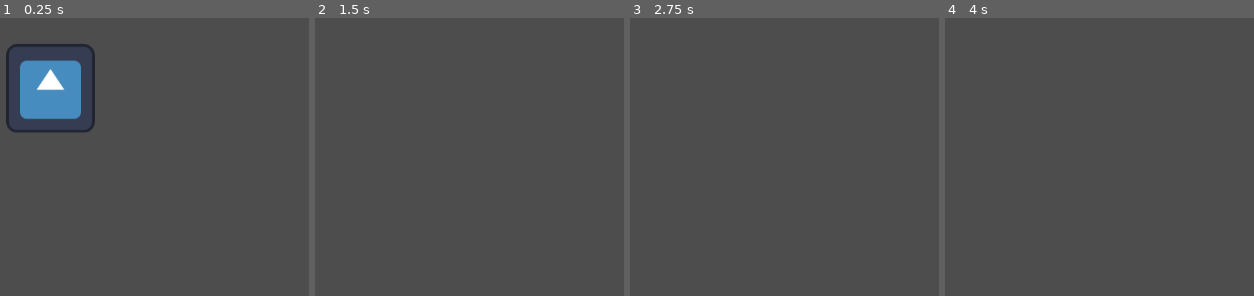
Above: before the commit, frames 1-4 (left to right).
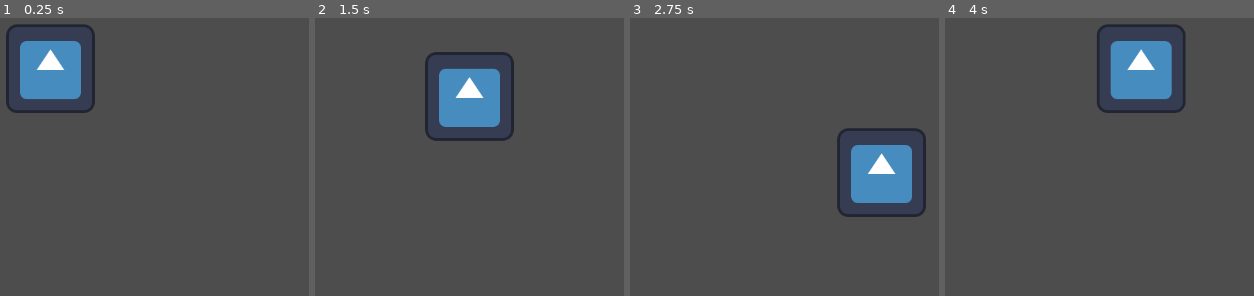
Above: after the commit, the same moments.

Repository: BenjaBelnap/Parry-God
Game: Godot game, scene res://Senes/main.tscn
The game is run twice, just before and just after one commit, with the same random seed, the same clock (stepped at 60 frames per second) and the same inputs. The project has no main scene, so this scene is started directly. The engine's default icon, where the game draws it, is replaced by a stand-in: a white triangle on a blue panel in a dark square.
Inputs:
- Up to frame 1 (0.25 s): no input
- Up to frame 2 (1.5 s): hold D (move_right) 0.53-1.28 s; hold S (move_down) from 1.28 s (still down)
- Up to frame 3 (2.75 s): release S (move_down) at 2.03 s; hold D (move_right) from 2.03 s (still down)
- Up to frame 4 (4 s): release D (move_right) at 2.78 s; hold W (move_up) 2.78-3.53 s; hold A (move_left) from 3.53 s (still down)

The runs differ from the first frame. In frame 1, 4.5% of the frame differs, in the area x 1-31%, y 2-42%; in frame 2, 5.2%; in frame 3, 5.2%; in frame 4, 5.3%, in the area x 49-78%, y 2-35%.

Commit message:
added movement

Diff:
--- a/Scripts/Player.gd
+++ b/Scripts/Player.gd
@@ -1,4 +1,5 @@
-extends RigidBody2D
+extends CharacterBody2D  # Godot 4
+@export var speed = 200  # Movement speed
 
 
 # Called when the node enters the scene tree for the first time.
@@ -6,6 +7,18 @@
 	pass # Replace with function body.
 
 
-# Called every frame. 'delta' is the elapsed time since the previous frame.
-func _process(delta):
-	pass
+func _physics_process(delta):
+	var direction = Vector2.ZERO  # Default no movement
+
+	if Input.is_action_pressed("move_up"):
+		direction.y -= 1
+	if Input.is_action_pressed("move_down"):
+		direction.y += 1
+	if Input.is_action_pressed("move_left"):
+		direction.x -= 1
+	if Input.is_action_pressed("move_right"):
+		direction.x += 1
+
+	direction = direction.normalized()  # Normalize for consistent speed
+	velocity = direction * speed
+	move_and_slide()
--- a/Senes/main.tscn
+++ b/Senes/main.tscn
@@ -1,5 +1,6 @@
-[gd_scene load_steps=3 format=3 uid="uid://dy4m8ss7nlmor"]
+[gd_scene load_steps=4 format=3 uid="uid://dy4m8ss7nlmor"]
 
+[ext_resource type="Script" path="res://Scripts/Player.gd" id="1_avws7"]
 [ext_resource type="Texture2D" uid="uid://bb2qihyijd2v1" path="res://icon.svg" id="1_eqsmv"]
 
 [sub_resource type="CircleShape2D" id="CircleShape2D_gu3l8"]
@@ -9,8 +10,9 @@
 
 [node name="GameBoard" type="Node2D" parent="."]
 
-[node name="Player" type="RigidBody2D" parent="GameBoard"]
+[node name="Player" type="CharacterBody2D" parent="GameBoard"]
 position = Vector2(563, 320)
+script = ExtResource("1_avws7")
 
 [node name="CollisionShape2D" type="CollisionShape2D" parent="GameBoard/Player"]
 z_index = 1
